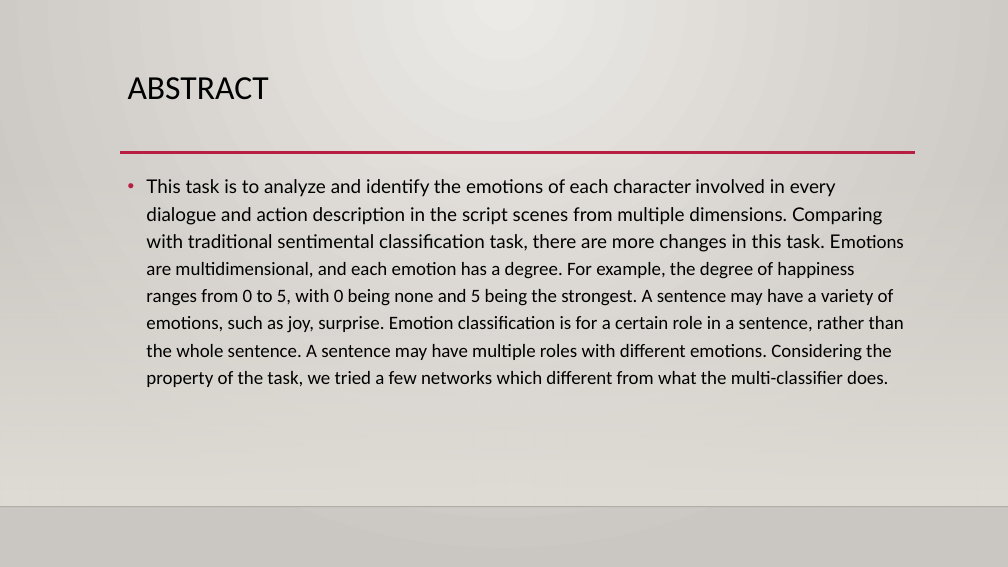
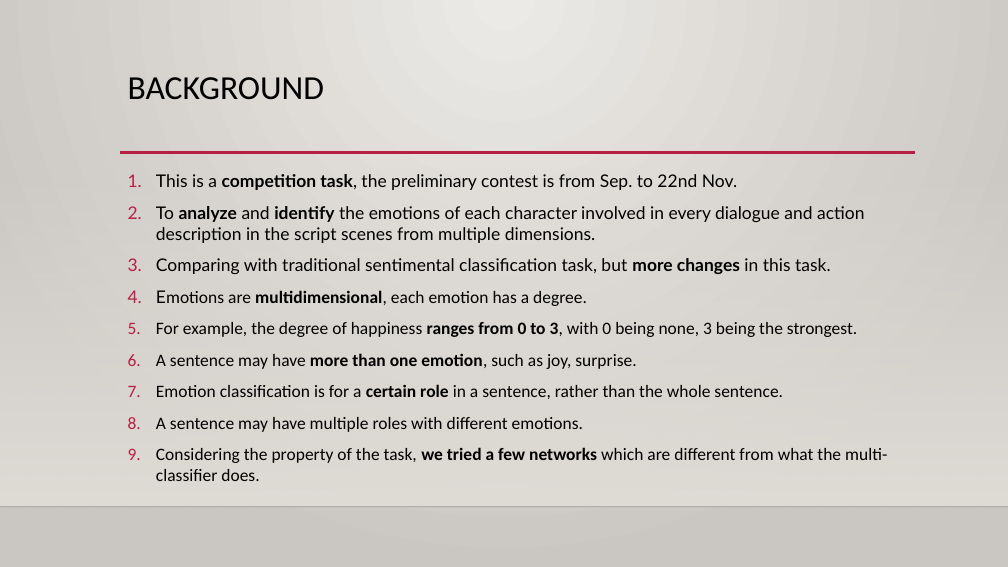
Before and after one commit to ErinYY/IIT-CS584-course-project-script_emotion, a slide deck: slide 2 of CS584_Team39_Presentation1.pptx. Drawn at 1008x567 pixels with LibreOffice and Linux fonts; fonts in the diff are those of the drawing; background and template pictures are left out. Boxes give left, top, right and bottom in pixels: in the first picture for what was removed or moved away, otherwise in the second. Text is boxed around its words. In the diff, an @@ line names an element or a change of style, - is before the commit and + after.

Commit message:
Ye Yu ppt
Ye Yu presentation ppt

```diff
--- a/CS584_Team39_Presentation1.pptx
+++ b/CS584_Team39_Presentation1.pptx
@@ title at <box>128,77,325,100</box>: text changed @@
-ABSTRACT
+BACKGROUND
@@ text at <box>156,174,887,481</box>: text changed; size 18 to 16.6 pt @@
-• This task is to analyze and identify the emotions of each character involved in every dialogue and action description in the script scenes from multiple dimensions. Comparing with traditional sentimental classification task, there are more changes in this task. Emotions are multidimensional, and each emotion has a degree. For example, the degree of happiness ranges from 0 to 5, with 0 being none and 5 being the strongest. A sentence may have a variety of emotions, such as joy, surprise. Emotion classification is for a certain role in a sentence, rather than the whole sentence. A sentence may have multiple roles with different emotions. Considering the property of the task, we tried a few networks which different from what the multi-classifier does.
+1. This is a competition task, the preliminary contest is from Sep. to 22nd Nov.
+2. To analyze and identify the emotions of each character involved in every dialogue and action description in the script scenes from multiple dimensions.
+3. Comparing with traditional sentimental classification task, but more changes in this task.
+4. Emotions are multidimensional, each emotion has a degree.
+5. For example, the degree of happiness ranges from 0 to 3, with 0 being none, 3 being the strongest.
+6. A sentence may have more than one emotion, such as joy, surprise.
+7. Emotion classification is for a certain role in a sentence, rather than the whole sentence.
+8. A sentence may have multiple roles with different emotions.
+9. Considering the property of the task, we tried a few networks which are different from what the multi-classifier does.
```
Also in this commit, not shown: 4 other slides changed, 5 slides removed.
